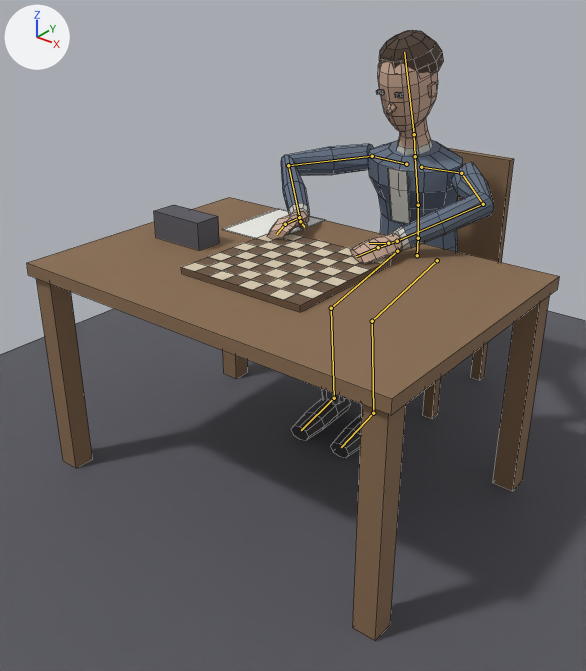
Two versions of the Blender file art/characters/player.blend, one commit apart.
One viewpoint serves both versions: a 50 mm lens placed at (1.42, -2.549, 1.594), pointed at (-0.061, -0.699, 0.446). The axes (+X, +Y, +Z) are drawn at upper left. The lights are the same throughout. The picture after the commit comes second. Both versions are drawn at frame 96 of the action 'sit_idle'; the numbers are the values there. The bones that bend it are drawn over the model as lines. Mesh edges are drawn as thin lines.

The first picture shows 'Body', 'Hair_Short', 'Ref_Board', 'Ref_ChairBack', 'Ref_Clock', 'Ref_Floor', 'Ref_Sheet', 'Ref_TableLeg', 'Ref_TableLeg.002', 'Ref_TableLeg.003', 'Ref_TableTop' and 35 more.
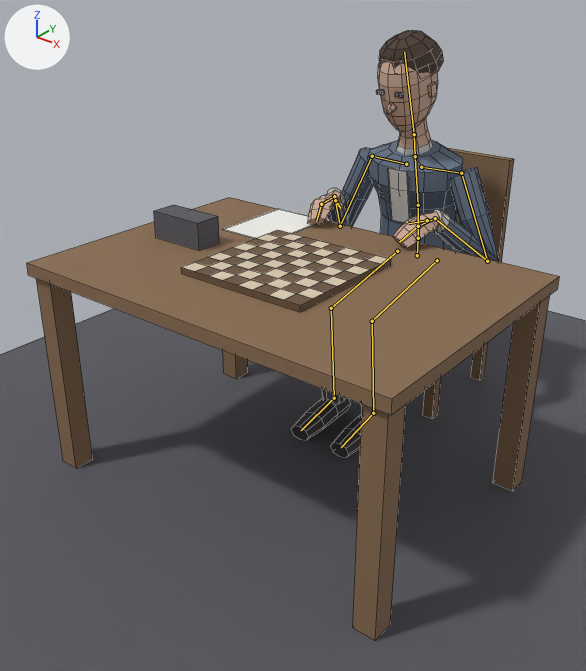
The edits, one by one:
Bone 'UpperArm.L' (bone_upperarm_l) turns from (49, 1, 76) to (18, 0, -2) degrees about its own x, y and z.
Bone 'Forearm.L' (bone_forearm_l) turns from (71, 0, 0) to (120, 0, 0) degrees about its own x, y and z.
Bone 'Hand.L' (bone_hand_l) turns from (-46, -7, 36) to (-65, 25, -41) degrees about its own x, y and z.
Bone 'Fingers.L' (bone_fingers_l) turns from (0, 0, -14) to (0, 0, -34) degrees about its own x, y and z.
Bone 'Thumb.L' (bone_thumb_l) turns from (0, 0, -6) to (0, 0, -14) degrees about its own x, y and z.
Bone 'UpperArm.R' (bone_upperarm_r) turns from (50, -1, -75) to (18, -2, 6) degrees about its own x, y and z.
Bone 'Forearm.R' (bone_forearm_r) turns from (71, 0, 0) to (120, 0, 0) degrees about its own x, y and z.
Bone 'Hand.R' (bone_hand_r) turns from (-47, 6, -36) to (-67, -26, 43) degrees about its own x, y and z.
Bone 'Fingers.R' (bone_fingers_r) turns from (0, 0, 11) to (0, 0, 31) degrees about its own x, y and z.
Bone 'Thumb.R' (bone_thumb_r) turns from (0, 0, 6) to (0, 0, 14) degrees about its own x, y and z.

What differs and where, as boxes [x1, y1, x2, y2] in the pictures (586 x 671 px):
'Body', posed (9% narrower): before [267, 62, 494, 458]; after [291, 62, 498, 458]
bone 'UpperArm.L', root to tip: before (461, 173) to (483, 204); after (461, 173) to (487, 261)
bone 'Forearm.L', root to tip: before (483, 204) to (397, 241); after (487, 261) to (435, 218)
bone 'Hand.L', root to tip: before (397, 241) to (378, 247); after (435, 218) to (418, 226)
bone 'Fingers.L', root to tip: before (378, 247) to (356, 256); after (418, 226) to (399, 242)
bone 'Thumb.L', root to tip: before (388, 243) to (369, 243); after (427, 220) to (408, 223)
bone 'UpperArm.R', root to tip: before (372, 156) to (288, 165); after (372, 156) to (340, 226)
bone 'Forearm.R', root to tip: before (288, 165) to (299, 217); after (340, 226) to (334, 196)
bone 'Hand.R', root to tip: before (299, 217) to (285, 224); after (334, 196) to (321, 204)
bone 'Fingers.R', root to tip: before (285, 224) to (276, 234); after (321, 204) to (316, 221)
bone 'Thumb.R', root to tip: before (300, 221) to (304, 227); after (335, 200) to (340, 208)
